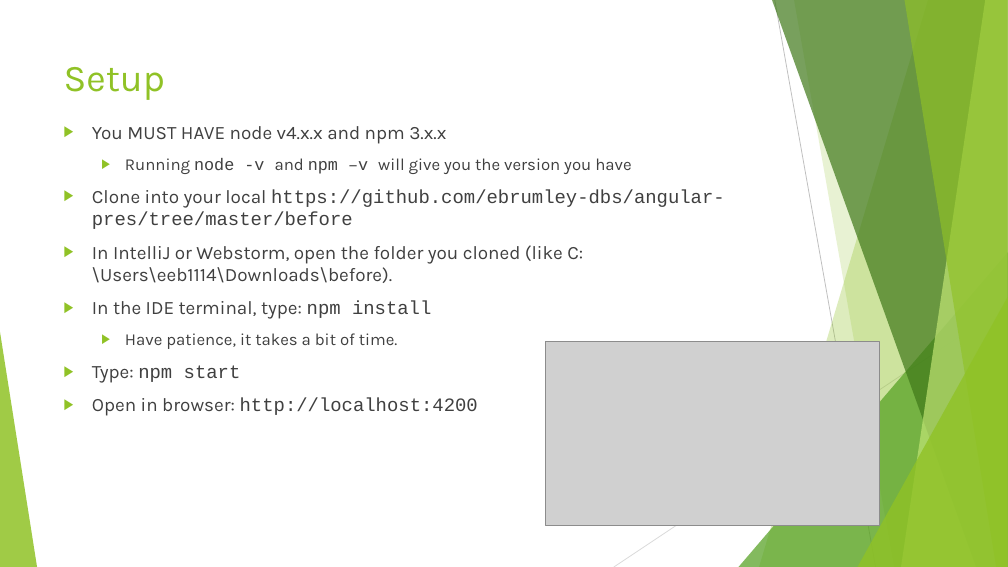
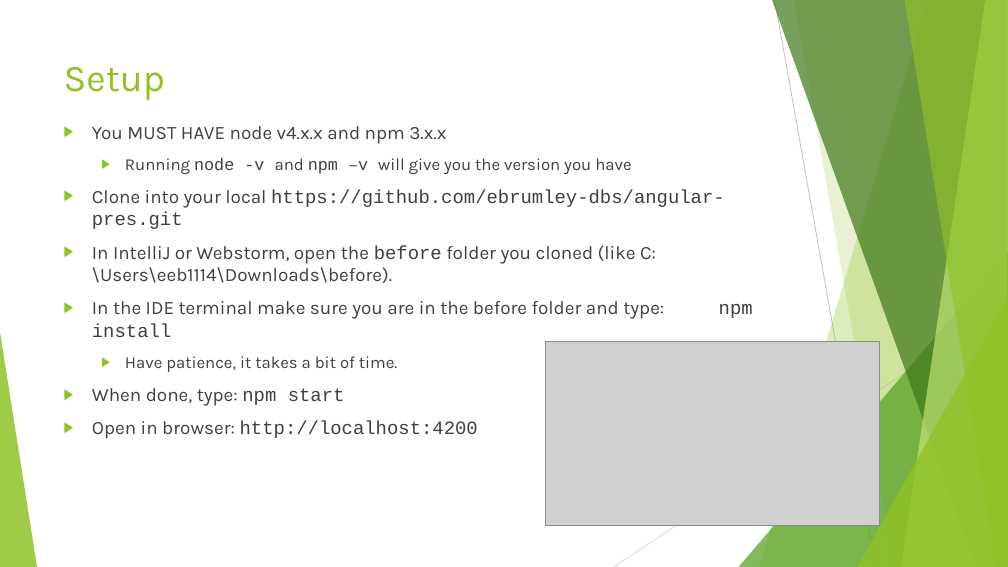
Before and after one commit to ebrumley-dbs/angular-pres, a slide deck: slide 3 of IntroAngular.pptx. Drawn at 1008x567 pixels with LibreOffice and Linux fonts; fonts in the diff are those of the drawing; grey boxes stand for pictures. Boxes give left, top, right and bottom in pixels: in the first picture for what was removed or moved away, otherwise in the second. Text is boxed around its words. In the diff, an @@ line names an element or a change of style, - is before the commit and + after.

Commit message:
Update

```diff
--- a/IntroAngular.pptx
+++ b/IntroAngular.pptx
@@ text at (92, 189, 725, 337): text changed @@
-▶ Clone into your local https://github.com/ebrumley-dbs/angular-pres/tree/master/before
-▶ In IntelliJ or Webstorm, open the folder you cloned (like C:\Users\eeb1114\Downloads\before).
-▶ In the IDE terminal, type: npm install
+▶ Clone into your local https://github.com/ebrumley-dbs/angular-pres.git
+▶ In IntelliJ or Webstorm, open the before folder you cloned (like C:\Users\eeb1114\Downloads\before).
+▶ In the IDE terminal make sure you are in the before folder and type: npm install
@@ text at (92, 388, 345, 406): text changed; font Courier New to Karla @@
-▶ Type: npm start
+▶ When done, type: npm start
```
